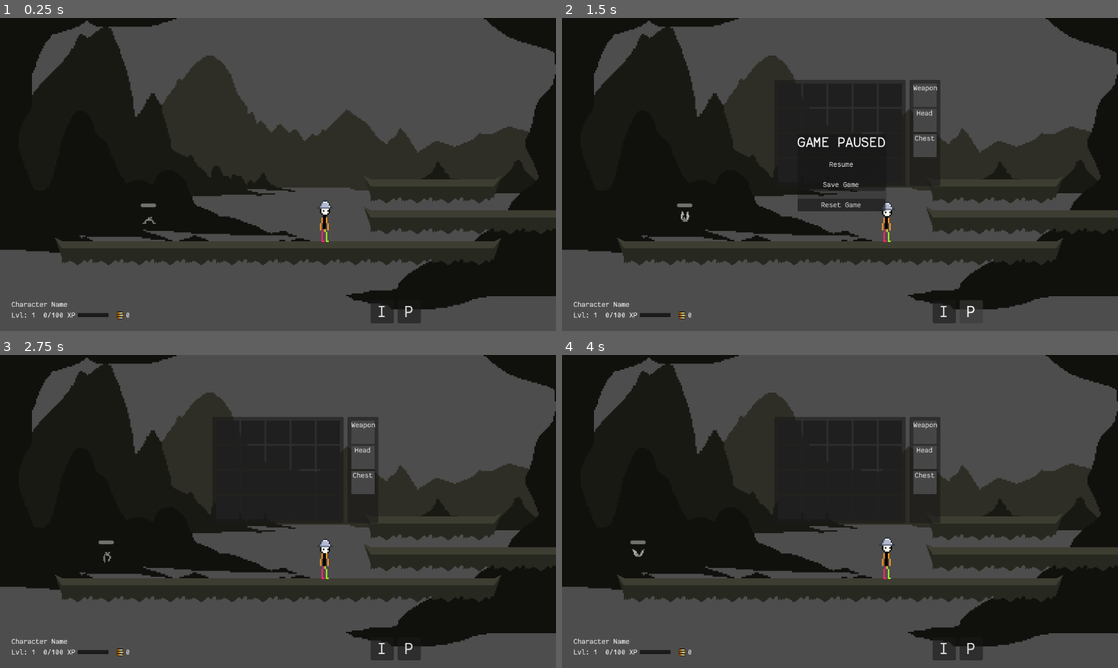
Above: before the commit, frames 1-4 (two rows, left to right).
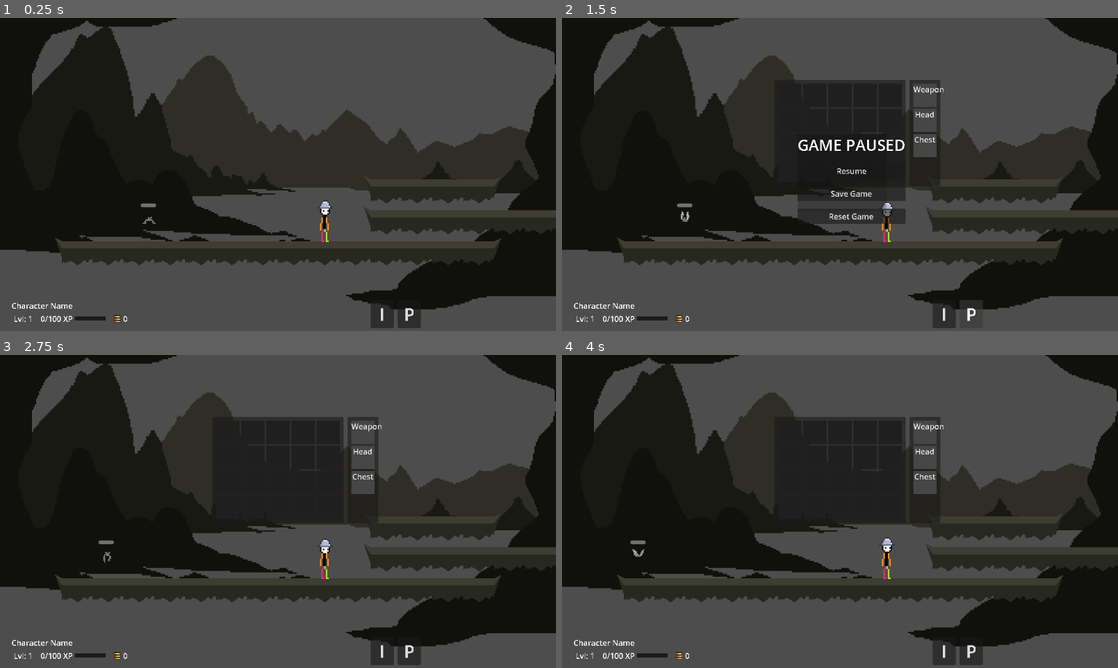
Above: after the commit, the same moments.

Repository: astrimbu/game-test
Game: Godot game, scene res://scenes/World.tscn
Same seed, same stepped clock (60 frames per second), same inputs: the game is played once before the commit and once after it.
Inputs (mouse positions are in pixels of both pictures, inside the frame that each line leads up to):
- Up to frame 1 (0.25 s): no input
- Up to frame 2 (1.5 s): click "I" at 0.5 s; click "P" at 1.25 s
- Up to frame 3 (2.75 s): click "Resume" at 2 s
- Up to frame 4 (4 s): drag from (789, 433) to (895, 442) at 2.77 s; drag from (812, 433) to (812, 574) at 3.52 s

The runs differ from the first frame. In frame 1, 0.6% of the frame differs, in the area x 2-76%, y 90-100%; in frame 2, 2.3%, in the area x 2-75%, y 21-100%; in frame 3, 0.8%; in frame 4, 0.8%.

Commit message:
Fix target indicator, remove custom font

Diff:
--- a/fantasque.tres
+++ /dev/null
@@ -1,6 +0,0 @@
-[gd_resource type="FontVariation" load_steps=2 format=3 uid="uid://cweo5piu1f8ds"]
-
-[ext_resource type="FontFile" uid="uid://dxnn0juw28nj6" path="res://FantasqueSansMNerdFont-Regular.ttf" id="1_2ms6j"]
-
-[resource]
-base_font = ExtResource("1_2ms6j")
--- a/project.godot
+++ b/project.godot
@@ -28,7 +28,7 @@
 
 [gui]
 
-theme/custom_font="res://fantasque.tres"
+theme/default_font_antialiasing=0
 
 [input]
 
--- a/scripts/components/player_interaction.gd
+++ b/scripts/components/player_interaction.gd
@@ -47,30 +47,23 @@
 		target_indicator.visible = false
 
 func _physics_process(_delta: float) -> void:
-	# Update target indicator position if we're targeting an enemy
-	if target_indicator and character and character.combat: # Add null checks
+	# Update target indicator position ONLY if we're targeting a valid enemy
+	if target_indicator and character and character.combat:
 		var enemy = character.combat.target_enemy
-		# DEBUG:
-		# print("DEBUG Interaction: Physics process running. Target Indicator node: ", target_indicator)
-		# print("DEBUG Interaction: Current target_enemy: ", enemy)
-
-		if is_instance_valid(enemy):
-			if not enemy.get_is_dead():
-				# Enemy is valid and alive, update indicator position
-				# Safely get offset, default to 0.0 if property doesn't exist
-				var offset = enemy.indicator_offset if "indicator_offset" in enemy else 0.0
-				var target_pos = enemy.global_position - Vector2(0, offset)
-				_update_target_indicator(target_pos)
-			else:
-				# Enemy is valid but dead, hide indicator
-				if target_indicator.visible:
-					target_indicator.visible = false
-		else:
-			# No valid enemy target, hide indicator
-			if target_indicator.visible:
-				target_indicator.visible = false
-	# Consider if indicator should also be hidden if character.combat is null?
-	# The outer check handles this implicitly.
+		# Check if enemy is valid and alive
+		if is_instance_valid(enemy) and not enemy.get_is_dead():
+			# Enemy is valid and alive, update indicator position
+			var offset = enemy.indicator_offset if "indicator_offset" in enemy else 0.0
+			var indicator_pos = enemy.global_position - Vector2(0, offset)
+			# Use the interaction component's own reference if available
+			if target_indicator: # Ensure the node reference is valid
+				target_indicator.global_position = indicator_pos
+				# Make sure it's visible if we are updating it
+				# This might be redundant if Player's intent handlers handle visibility,
+				# but ensures it stays visible if it somehow got hidden.
+				target_indicator.visible = true
+	# No 'else' clause here, so we don't hide the indicator if there's no enemy
+	# (e.g., when moving to a point)
 
 func handle_mouse_down(clicked_pos: Vector2) -> void:
 	_handle_mouse_down(clicked_pos)
--- a/scripts/player.gd
+++ b/scripts/player.gd
@@ -188,20 +188,15 @@
 	# Clear other targets
 	combat.target_enemy = null
 	interaction.target_npc = null # Assuming interaction still holds this temporarily
-	# Clear target indicator or update to move position?
-	# Let's hide it for simple moves for now.
-	if target_indicator: target_indicator.visible = false
-
-	# Set movement target (Player holds the primary target position now?)
-	# Let's assume states will read from interaction.target_position for now.
-	interaction.target_position = position
-
-	# TODO: Check if position is valid before changing state?
+	# Show the indicator at the move position
 	if position != Vector2.ZERO:
+		_update_target_indicator(position)
+		interaction.target_position = position
 		set_state("moving")
 	else:
 		print("WARN: Invalid move position received.")
-		# Maybe go idle or do nothing?
+		if target_indicator: target_indicator.visible = false # Hide if position is invalid
+		interaction.target_position = Vector2.ZERO # Ensure target is cleared
 		set_state("idle")
 
 func _on_intent_attack(enemy: CharacterBody2D):
--- a/scripts/player_states/moving_state.gd
+++ b/scripts/player_states/moving_state.gd
@@ -55,6 +55,9 @@
 		player.move_and_slide() # Apply stop/gravity first
 		print("Reached move target.")
 		player.interaction.target_position = Vector2.ZERO # Clear target pos
+		# Hide the indicator
+		if player.target_indicator:
+			player.target_indicator.visible = false
 		player.request_state_change("idle")
 		return
 
Binary file removed: FantasqueSansMNerdFont-Regular.ttf
Not shown, removed: FantasqueSansMNerdFont-Regular.ttf.import
